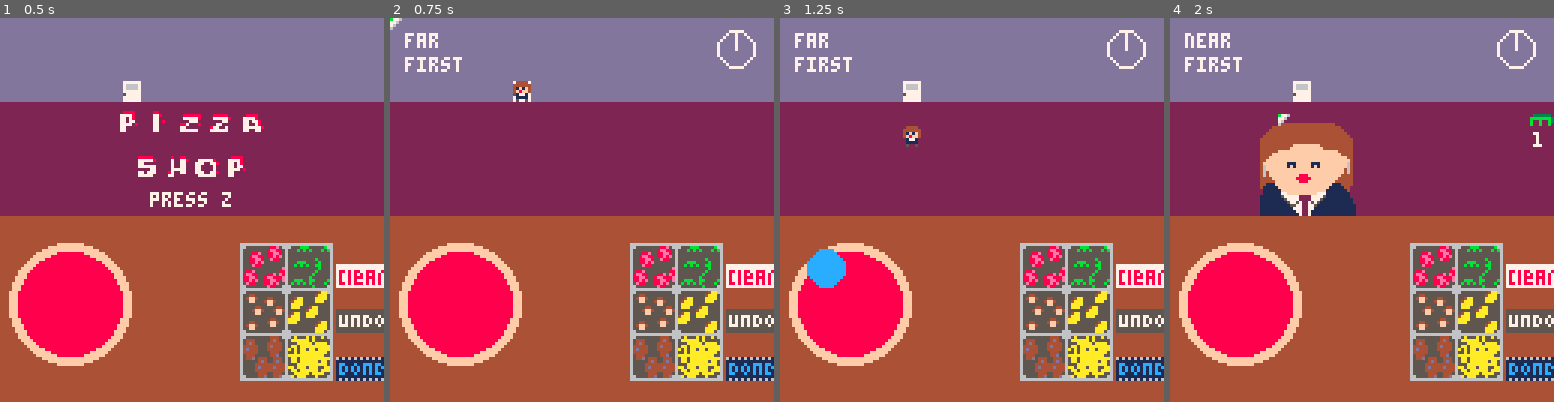
Above: before the commit, frames 1-4 (left to right).
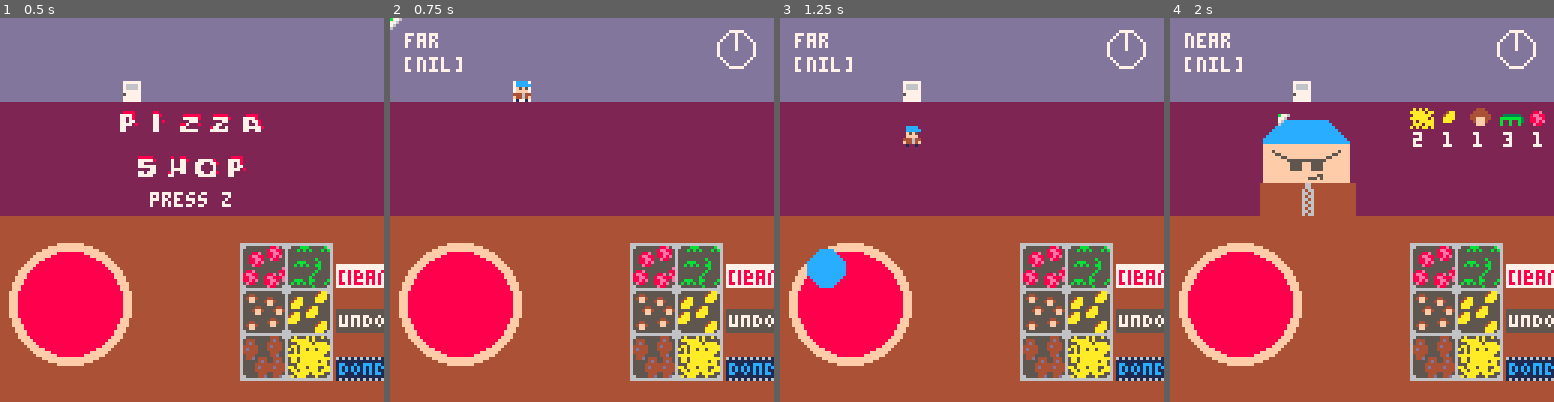
Above: after the commit, the same moments.

Repository: Cybrwire/pico8-tinkering
Game: PICO-8 cartridge pizza_shop.p8
Same seed, same stepped clock (60 frames per second), same inputs: the game is played once before the commit and once after it.
Inputs (mouse positions are in pixels of both pictures, inside the frame that each line leads up to):
- Up to frame 1 (0.5 s): no input
- Up to frame 2 (0.75 s): click (670, 121) at 0.67 s; tap O (Z key) at 0.7 s
- Up to frame 3 (1.25 s): click (826, 267) at 1.22 s
- Up to frame 4 (2 s): tap O (Z key) at 1.7 s; click (1277, 114) at 1.77 s

Frame 1 is identical in both runs. In frame 2, 0.4% of the frame differs, in the area x 4-37%, y 10-22%; in frame 3, 0.4%; in frame 4, 5.7%, in the area x 4-100%, y 10-52%.

Commit message:
update: all customers now wait after leaving

Diff:
--- a/pizza_shop.p8
+++ b/pizza_shop.p8
@@ -19,8 +19,8 @@
 	ingredients_spr = {48,50,52,54,56,58}
 	customers = {
 	 --new_customer(3,64,40,20,false),
-	 --new_customer(4,68,40,20,false),
-	 --new_customer(5,72,40,20,false),
+	 new_customer(4,68,40,20,false),
+	 new_customer(5,72,40,20,false),
 	 new_customer(6,128,40,20,true),--boss
 	}
 
@@ -157,7 +157,7 @@
 	if _c.state == 'far' or _c.state == 'leaving' then
 		spr(_c.spr,_c.x,_c.y)
 	elseif _c.state == 'near' then
-		if _c.boss and _c.state == 'far' and _c.phase == 'second' then
+		if _c.boss and _c.phase == 'second' then
 			spr(_c.big2,_c.x-10,_c.y-23,4,4)
 
 			draw_kids()
@@ -232,9 +232,9 @@
 	local p_list = {}
 	for i in all(ingredients) do add(p_list,i.id) end
 
-	local c = customers[1]
-	local p = tally_ingredients(p_list)
-	local o = tally_ingredients(c.order)
+	local c  = customers[1]
+	local p  = tally_ingredients(p_list)
+	local o  = tally_ingredients(c.order)
 	local ps = tally_size(p)
 	local os = tally_size(o)
 
@@ -249,7 +249,7 @@
 	if c.boss then
 	 if c.phase == 'first' then
 	 	c.state = 'leaving'
-	  c.big = 132
+	  c.big   = 132
 	  c.order = new_order(c)
 	 elseif c.phase == 'second' then
 	  c.state = 'leaving'
@@ -332,33 +332,20 @@
 
 function customer_move(_c)
 
-	if _c then --refactor the function to be cleaner
-		if _c.state == 'near' then
-
-		end
-	end
-…(5 lines of a section not shown)…
 	if _c then
 		if _c.state == 'far' then
 			if _c.y < _c.ty then
-				_c.y += _c.speed
+				_c.y     += _c.speed
 			else
 					_c.state = 'near'
 			end
 		elseif _c.state == 'leaving' then
 			if _c.y > door.y then
-				_c.y -= _c.speed
+				_c.y    -= _c.speed
 			elseif _c.y <= door.y then
-				if _c.boss then
-					_c.t = 30
-					_c.state = 'waiting'
-				else
-			  remove_customer()
-				end
+				_c.state = 'waiting'
+				_c.t     = 30
+
 			end
 		elseif _c.state == 'waiting' then
 
@@ -366,8 +353,12 @@
 				_c.t-=1
 
 			else
-				_c.state = 'far'
-				_c.phase = 'second'
+				if _c.boss then
+					_c.state = 'far'
+					_c.phase = 'second'
+				else
+					remove_customer()
+				end
 			end
 		end
 
